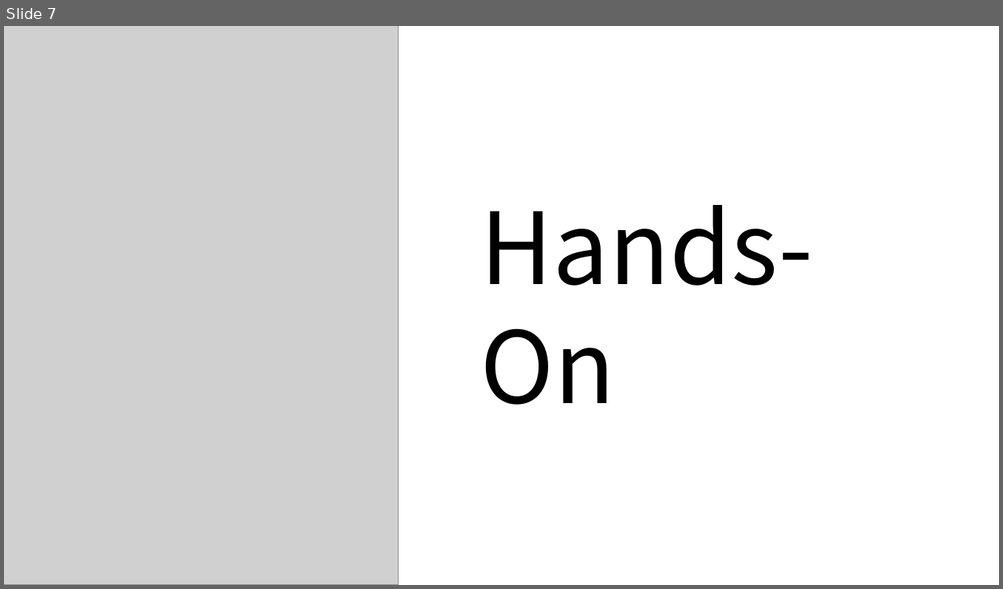
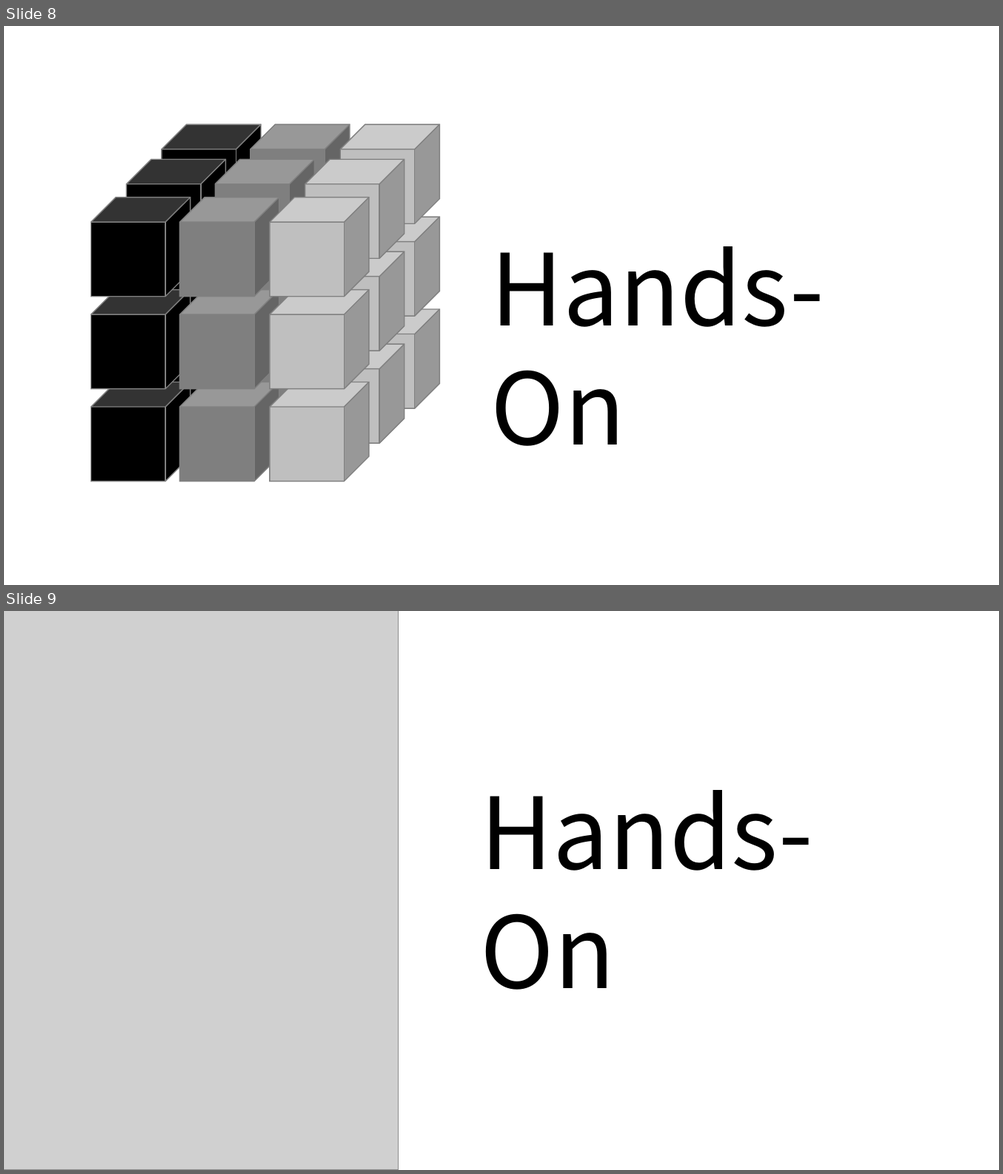
Before and after one commit to MaibornWolff/serverless-handson, a slide deck: slides/Serverless - Intro.pptx. Shown one above the other, each under a label of ours: slide 7 before the commit, slides 8 and 9 after it. The pictures are 1003x589 and 1003x1174 pixels, drawn with LibreOffice and Linux fonts; fonts in the diff are those of the drawing; grey boxes stand for pictures. Boxes give left, top, right and bottom in pixels: in the first picture for what was removed or moved away, otherwise in the second. Text is boxed around its words. In the diff, an @@ line names an element or a change of style, - is before the commit and + after.

Commit message:
mod

```diff
--- a/slides/Serverless - Intro.pptx
+++ b/slides/Serverless - Intro.pptx
@@ slide 8 added at <box>4,26,999,585</box>, background #FFFFFF @@
@@ cube added at <box>162,124,261,224</box>, fill #000000, outline #808080 1 pt @@
@@ cube added at <box>250,124,350,224</box>, fill #7F7F7F, outline #808080 1 pt @@
@@ cube added at <box>341,124,440,224</box>, fill #BFBFBF, outline #808080 1 pt @@
@@ cube added at <box>126,159,225,259</box>, fill #000000, outline #808080 1 pt @@
@@ cube added at <box>197,179,296,278</box>, fill #000000, outline #808080 1 pt @@
@@ cube added at <box>215,159,314,259</box>, fill #7F7F7F, outline #808080 1 pt @@
@@ cube added at <box>286,179,385,278</box>, fill #7F7F7F, outline #808080 1 pt @@
@@ cube added at <box>304,159,404,259</box>, fill #BFBFBF, outline #808080 1 pt @@
@@ cube added at <box>91,198,190,297</box>, fill #000000, outline #808080 1 pt @@
@@ cube added at <box>180,198,279,297</box>, fill #7F7F7F, outline #808080 1 pt @@
@@ cube added at <box>270,198,369,297</box>, fill #BFBFBF, outline #808080 1 pt @@
@@ cube added at <box>162,217,261,316</box>, fill #000000, outline #808080 1 pt @@
@@ cube added at <box>250,217,350,316</box>, fill #7F7F7F, outline #808080 1 pt @@
@@ cube added at <box>341,217,440,316</box>, fill #BFBFBF, outline #808080 1 pt @@
@@ text added at <box>491,247,824,446</box>, 96 pt, text #000000 @@
+Hands-On
@@ cube added at <box>126,252,225,352</box>, fill #000000, outline #808080 1 pt @@
@@ cube added at <box>215,252,314,352</box>, fill #7F7F7F, outline #808080 1 pt @@
@@ cube added at <box>304,252,404,352</box>, fill #BFBFBF, outline #808080 1 pt @@
@@ cube added at <box>91,290,190,389</box>, fill #000000, outline #808080 1 pt @@
@@ cube added at <box>180,290,279,389</box>, fill #7F7F7F, outline #808080 1 pt @@
@@ cube added at <box>197,272,296,371</box>, fill #000000, outline #808080 1 pt @@
@@ cube added at <box>270,290,369,389</box>, fill #BFBFBF, outline #808080 1 pt @@
@@ cube added at <box>286,272,385,371</box>, fill #7F7F7F, outline #808080 1 pt @@
@@ cube added at <box>162,309,261,409</box>, fill #000000, outline #808080 1 pt @@
@@ cube added at <box>250,309,350,409</box>, fill #7F7F7F, outline #808080 1 pt @@
@@ cube added at <box>341,309,440,409</box>, fill #BFBFBF, outline #808080 1 pt @@
@@ cube added at <box>126,345,225,444</box>, fill #000000, outline #808080 1 pt @@
@@ cube added at <box>215,345,314,444</box>, fill #7F7F7F, outline #808080 1 pt @@
@@ cube added at <box>304,345,404,444</box>, fill #BFBFBF, outline #808080 1 pt @@
@@ cube added at <box>91,383,190,482</box>, fill #000000, outline #808080 1 pt @@
@@ cube added at <box>180,383,279,482</box>, fill #7F7F7F, outline #808080 1 pt @@
@@ cube added at <box>270,383,369,482</box>, fill #BFBFBF, outline #808080 1 pt @@
@@ what was slide 7 is now slide 9 @@
```
Also in this commit, not shown: 1 other slide added.
